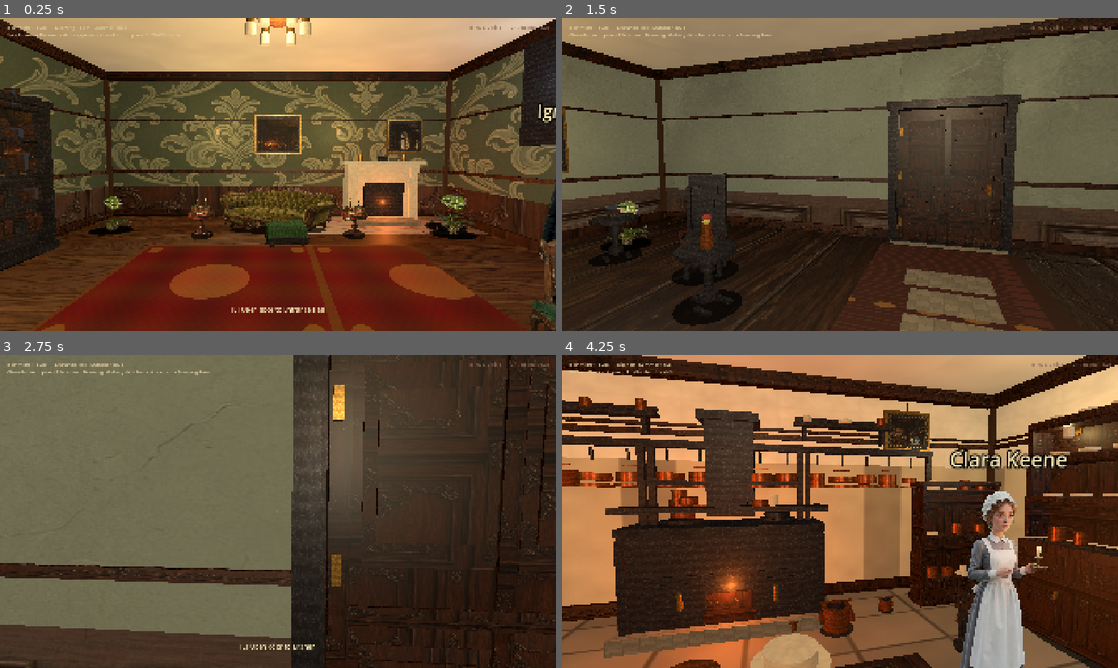
Above: before the commit, frames 1-4 (two rows, left to right).
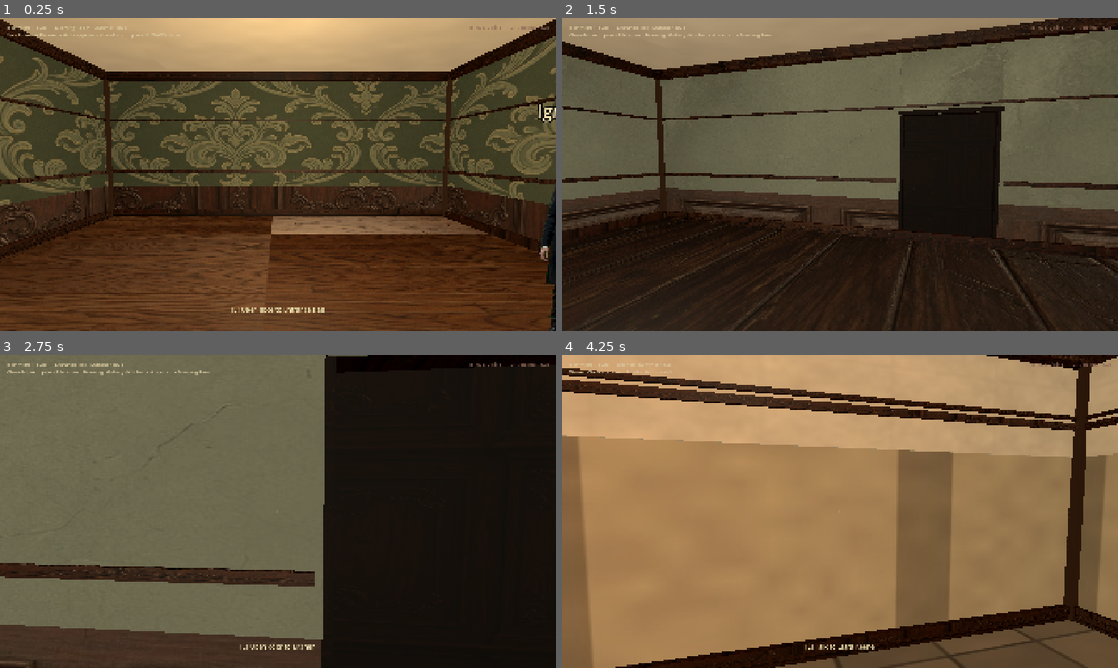
Above: after the commit, the same moments.

Repository: drakewing-eng/aetheric-engine
Game: Godot game, scene res://scenes/fps_main.tscn
Two runs of this game, one before a commit and one after it. Both use one fixed random seed, a clock stepped at 60 frames per second and the inputs below.
Inputs (mouse positions are in pixels of both pictures, inside the frame that each line leads up to):
- Up to frame 1 (0.25 s): no input
- Up to frame 2 (1.5 s): tap Enter at 0.5 s; move the mouse to (867, 174) at 0.52 s; hold E (interact) 0.53-1.28 s; hold W (move_forward) from 0.53 s (still down); click (867, 174) at 0.67 s; move the mouse to (812, 174) at 1.27 s; tap E (interact) at 1.35 s
- Up to frame 3 (2.75 s): keep holding W (move_forward); tap E (interact) at 2 s; move the mouse to (289, 505) at 2.02 s; hold E (interact) from 2.03 s (still down)
- Up to frame 4 (4.25 s): keep holding W (move_forward); move the mouse to (834, 517) at 2.77 s; release E (interact) at 2.78 s; tap E (interact) at 2.85 s; click (834, 517) at 2.92 s; move the mouse to (878, 514) at 3.52 s; hold E (interact) from 3.53 s (still down)

The runs differ from the first frame. In frame 1, 38% of the frame differs, in the area x 0-100%, y 0-100%; in frame 2, 16%; in frame 3, 34%; in frame 4, 86%.
Error after the commit: Parse Error: Cannot infer the type of "pcol" variable because the value doesn't have a set type. (res://scripts/fps_props.gd:817)

Commit message:
visual loop 49: pot rack shape variety (fewer clones)

Diff:
--- a/aetheric-engine-godot/scripts/fps_main.gd
+++ b/aetheric-engine-godot/scripts/fps_main.gd
@@ -11,7 +11,7 @@
 @onready var bridge: BridgeClient = %BridgeClient
 
 const NPC_SCENE := preload("res://scenes/fps_npc.tscn")
-const DOOR_PROXIMITY := 2.4
+const DOOR_PROXIMITY := 2.6  # slightly larger so E works with closed leaf + narrow gaps
 
 var _current_room_id := "drawing_room"
 var _current_doors: Array = []
--- a/aetheric-engine-godot/scripts/fps_props.gd
+++ b/aetheric-engine-godot/scripts/fps_props.gd
@@ -808,18 +808,28 @@
 	_add_box(root, Vector3(0, 2.2, 0), Vector3(2.0, 0.08, 0.12), MAHOGANY_DARK, true, 0.5)
 	_add_box(root, Vector3(-0.95, 1.75, 0), Vector3(0.07, 0.95, 0.07), MAHOGANY, true, 0.5)
 	_add_box(root, Vector3(0.95, 1.75, 0), Vector3(0.07, 0.95, 0.07), MAHOGANY, true, 0.5)
-	for i in 5:
-		var x := -0.7 + i * 0.35
+	# Fewer identical pans: 4 hangers, strong size/shape variation
+	for i in 4:
+		var x := -0.55 + i * 0.38
 		_add_cylinder(root, Vector3(x, 2.08, 0.06), 0.015, 0.14, IRON, false, 0.4)
-		var pr: float = 0.11 + float((i + seed0) % 4) * 0.025
-		var ph: float = 0.08 + float((i * 2 + seed0) % 3) * 0.03
-		var pcol := COPPER if (i + seed0) % 3 != 2 else COPPER.darkened(0.1)
-		_add_cylinder(root, Vector3(x, 1.82, 0.1), pr, ph, pcol, false, 0.35, true)
-		_add_cylinder(root, Vector3(x, 1.72, 0.1), pr + 0.02, 0.035, pcol.lightened(0.08), false, 0.35, true)
-		if (i + seed0) % 2 == 0:
-			_add_box(root, Vector3(x + pr * 0.7, 1.82, 0.1), Vector3(0.04, 0.06, 0.1), pcol, false, 0.35)
+		var pr: float = 0.09 + float((i * 3 + seed0) % 5) * 0.03
+		var ph: float = 0.06 + float((i + seed0 * 2) % 4) * 0.035
+		var pcol := [
+			COPPER,
+			COPPER.darkened(0.12),
+			COPPER.lightened(0.08),
+			Color(0.55, 0.32, 0.18),
+		][(i + seed0) % 4]
+		var shape := (i + seed0) % 3
+		if shape == 0:
+			_add_cylinder(root, Vector3(x, 1.82, 0.1), pr, ph, pcol, false, 0.35, true)
+			_add_cylinder(root, Vector3(x, 1.72, 0.1), pr + 0.02, 0.03, pcol.lightened(0.08), false, 0.35, true)
+		elif shape == 1:
+			_add_cylinder(root, Vector3(x, 1.78, 0.1), pr * 1.25, ph * 0.7, pcol, false, 0.35, true)
+			_add_box(root, Vector3(x + pr * 0.9, 1.78, 0.1), Vector3(0.1, 0.025, 0.04), pcol, false, 0.35)
 		else:
-			_add_box(root, Vector3(x, 1.95, 0.12), Vector3(pr * 1.2, 0.02, 0.02), pcol.darkened(0.05), false, 0.35)
+			_add_cylinder(root, Vector3(x, 1.85, 0.1), pr * 0.75, ph * 1.3, pcol.darkened(0.05), false, 0.35, true)
+			_add_cylinder(root, Vector3(x, 1.98, 0.1), 0.03, 0.04, BRASS, false, 0.3, true)
 	return root
 
 static func _make_copper_pot(prop: Dictionary) -> Node3D:
